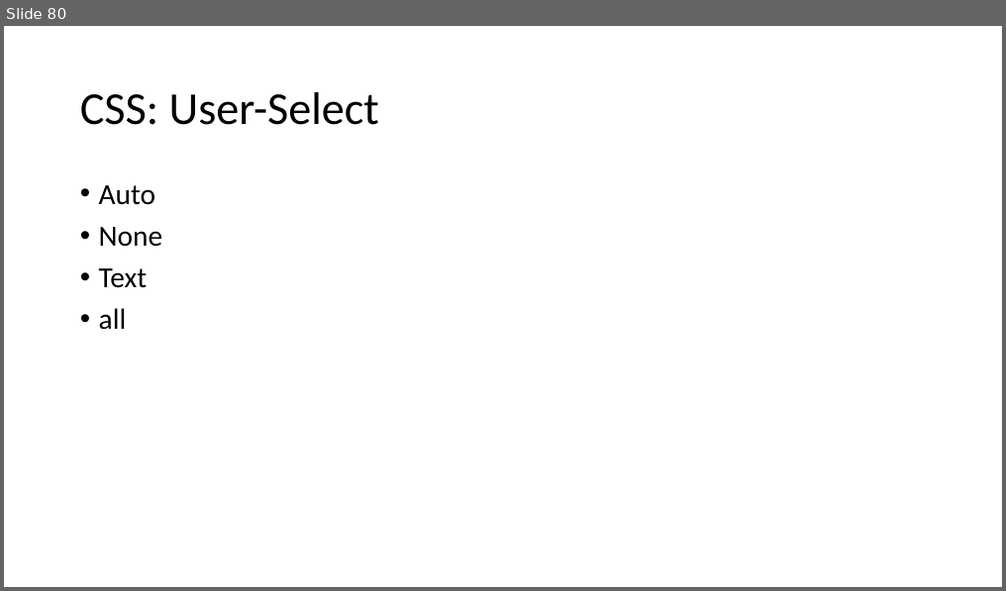
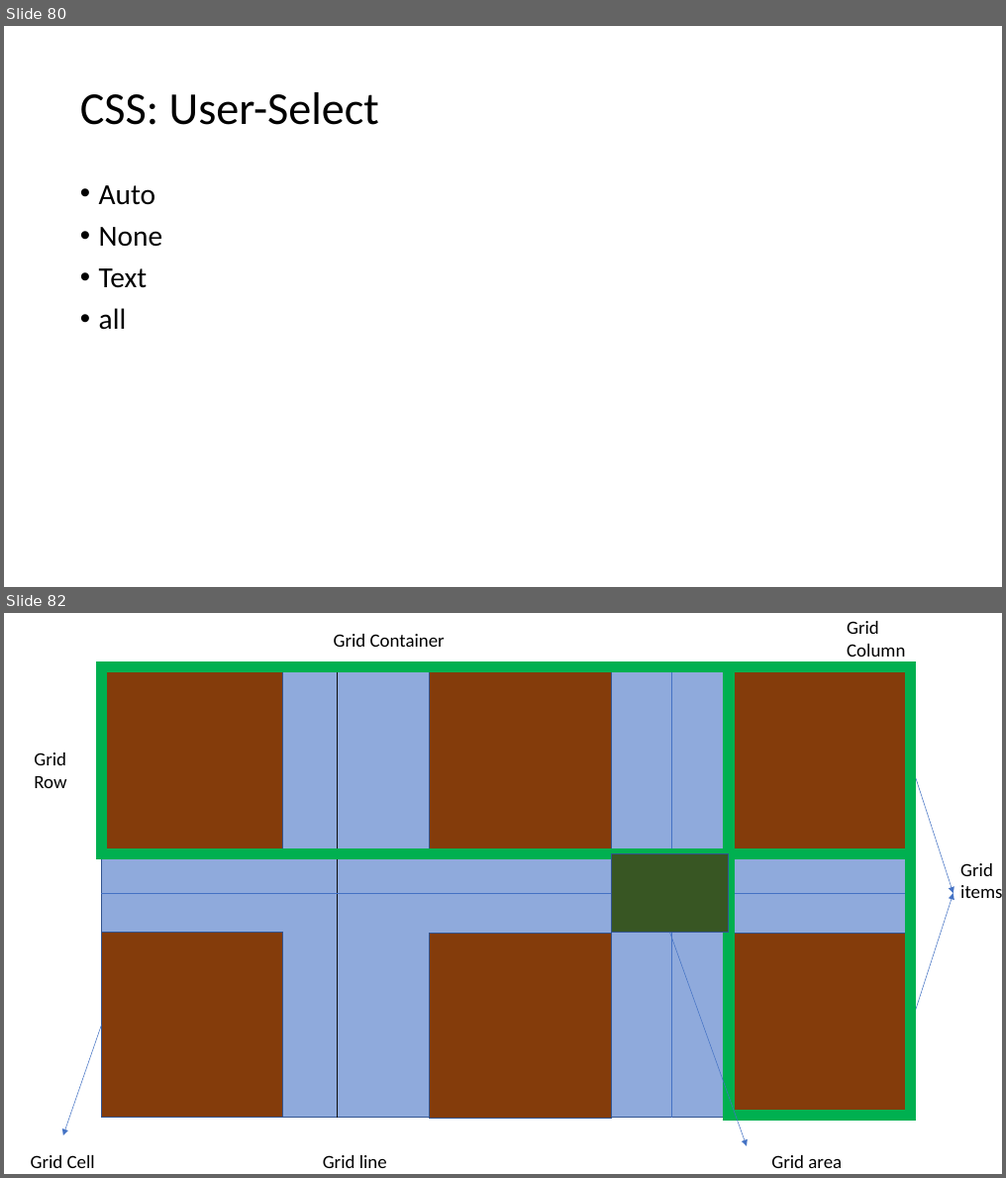
Before and after one commit to PiyushChaturvedii/Batch04, a slide deck: CSS.pptx. Shown one above the other, each under a label of ours: slide 80 before the commit, slides 80 and 82 after it; the slides between them are not shown. The pictures are 1006x591 and 1006x1178 pixels, drawn with LibreOffice and Linux fonts; fonts in the diff are those of the drawing. Boxes give left, top, right and bottom in pixels: in the first picture for what was removed or moved away, otherwise in the second. Text is boxed around its words. In the diff, an @@ line names an element or a change of style, - is before the commit and + after.

```diff
--- a/CSS.pptx
+++ b/CSS.pptx
@@ slide 82 added at [4, 613, 1002, 1174], background #FFFFFF @@
@@ text added at [334, 634, 445, 647], 18 pt, text #000000 @@
+Grid Container
@@ text added at [846, 621, 905, 657], 18 pt, text #000000 @@
+Grid Column
@@ rectangle added at [101, 669, 911, 1118], fill #8FAADC, outline #325491 1 pt @@
@@ rectangle added at [101, 669, 283, 855], fill #843C0B, outline #325491 1 pt @@
@@ rectangle added at [101, 666, 911, 854], outline #00B050 11 pt @@
@@ line added from (337, 669) to (337, 1118), #0D0D0D 0.5 pt @@
@@ rectangle added at [430, 669, 611, 855], fill #843C0B, outline #325491 1 pt @@
@@ line added from (672, 669) to (672, 1118), #4472C4 0.5 pt @@
@@ rectangle added at [729, 669, 911, 855], fill #843C0B, outline #325491 1 pt @@
@@ rectangle added at [729, 666, 911, 1115], outline #00B050 11 pt @@
@@ text added at [34, 753, 66, 788], 18 pt, text #000000 @@
+Grid Row
@@ arrow added from (911, 761) to (953, 894), #4472C4 0.5 pt @@
@@ rectangle added at [611, 854, 729, 933], fill #385723, outline #325491 1 pt @@
@@ text added at [960, 863, 1002, 898], 18 pt, text #000000 @@
+Grid
+items
@@ line added from (101, 894) to (911, 894), #4472C4 0.5 pt @@
@@ arrow added from (911, 1026) to (953, 894), #4472C4 0.5 pt @@
@@ rectangle added at [101, 933, 283, 1118], fill #843C0B, outline #325491 1 pt @@
@@ rectangle added at [430, 934, 611, 1119], fill #843C0B, outline #325491 1 pt @@
@@ arrow added from (670, 933) to (746, 1147), #4472C4 0.5 pt @@
@@ rectangle added at [729, 934, 911, 1119], fill #843C0B, outline #325491 1 pt @@
@@ arrow added from (101, 1026) to (63, 1136), #4472C4 0.5 pt @@
@@ text added at [31, 1156, 95, 1168], 18 pt, text #000000 @@
+Grid Cell
@@ text added at [323, 1156, 387, 1168], 18 pt, text #000000 @@
+Grid line
@@ text added at [771, 1156, 842, 1168], 18 pt, text #000000 @@
+Grid area
```
Also in this commit, not shown: 3 other slides added, 2 other files.
